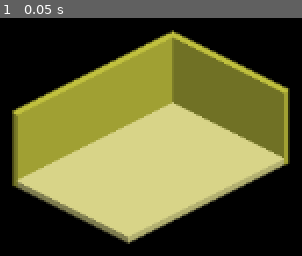
Above: before the commit, frame 1.
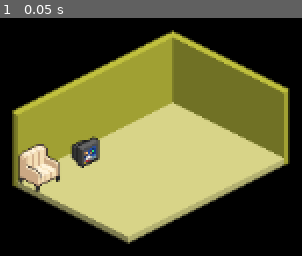
Above: after the commit, the same moment.

Repository: Dowsley/hotel
Game: Godot game, scene res://scenes/main.tscn
Two runs of this game, one before a commit and one after it. Both use one fixed random seed, a clock stepped at 60 frames per second and the inputs below. Before the commit the project starts from res://src/main.tscn.
Inputs:
- Up to frame 1 (0.05 s): no input

The runs differ from the first frame. In frame 1, 2.9% of the frame differs, in the area x 5-34%, y 49-74%.

Commit message:
Milestone: Animated Furni

Diff:
--- /dev/null
+++ b/data/TV_1_B.tres
@@ -0,0 +1,10 @@
+[gd_resource type="Resource" script_class="FurniType" load_steps=3 format=3 uid="uid://dqio6xprlub5"]
+
+[ext_resource type="Script" path="res://src/definitions/furni_type.gd" id="1_itwtt"]
+[ext_resource type="Texture2D" uid="uid://rn0bb7nso31r" path="res://assets/objects/normal/00_Furniture/small/TV_1_B.png" id="2_q47qr"]
+
+[resource]
+script = ExtResource("1_itwtt")
+sprite_sheet = ExtResource("2_q47qr")
+hframes = 4
+default_rotation_frame = 0
--- /dev/null
+++ b/data/armchair_0_0.tres
@@ -0,0 +1,11 @@
+[gd_resource type="Resource" script_class="Furni" load_steps=3 format=3 uid="uid://cjkvo87sbvvii"]
+
+[ext_resource type="Script" path="res://src/definitions/furni_type.gd" id="1_f1ums"]
+[ext_resource type="Texture2D" uid="uid://bv1qvnkrft2v6" path="res://assets/objects/normal/00_Furniture/small/Armchair_0_0.png" id="2_kvexe"]
+
+[resource]
+script = ExtResource("1_f1ums")
+sprite_sheet = ExtResource("2_kvexe")
+h_frames = 1
+v_frames = 1
+main_frame = 0
--- a/project.godot
+++ b/project.godot
@@ -12,7 +12,7 @@
 
 config/name="Hotel"
 config/description="Isometric, potentially multiplayer project about creating and sharing rooms. Inspired on a very famous game."
-run/main_scene="res://src/main.tscn"
+run/main_scene="res://scenes/main.tscn"
 config/features=PackedStringArray("4.3", "GL Compatibility")
 config/icon="res://assets/icon.png"
 
--- /dev/null
+++ b/scenes/core/furni.tscn
@@ -0,0 +1,11 @@
+[gd_scene load_steps=4 format=3 uid="uid://b5qwj387wsh0b"]
+
+[ext_resource type="Texture2D" uid="uid://bv1qvnkrft2v6" path="res://assets/objects/normal/00_Furniture/small/Armchair_0_0.png" id="1_muxl4"]
+[ext_resource type="Script" path="res://src/core/furni_sprite.gd" id="2_1jsbm"]
+[ext_resource type="Resource" uid="uid://cjkvo87sbvvii" path="res://data/armchair_0_0.tres" id="3_way6f"]
+
+[node name="FurniSprite" type="Sprite2D"]
+texture = ExtResource("1_muxl4")
+vframes = 4
+script = ExtResource("2_1jsbm")
+type = ExtResource("3_way6f")
--- a/src/main.tscn
+++ b/scenes/main.tscn
@@ -1,7 +1,7 @@
 [gd_scene load_steps=3 format=3 uid="uid://qsasokcehw0a"]
 
 [ext_resource type="Texture2D" uid="uid://mcarkdt0clos" path="res://assets/backgrounds/8.png" id="1_xar1f"]
-[ext_resource type="PackedScene" uid="uid://do2ql5uq371ey" path="res://src/basic_room.tscn" id="2_vwu6e"]
+[ext_resource type="PackedScene" uid="uid://do2ql5uq371ey" path="res://scenes/rooms/basic_room.tscn" id="2_0ui1j"]
 
 [node name="Main" type="Node2D"]
 
@@ -12,6 +12,7 @@
 size_flags_vertical = 3
 texture = ExtResource("1_xar1f")
 stretch_mode = 1
+metadata/_edit_lock_ = true
 
-[node name="BasicRoom" parent="." instance=ExtResource("2_vwu6e")]
+[node name="BasicRoom" parent="." instance=ExtResource("2_0ui1j")]
 position = Vector2(474, 359)
--- a/src/basic_room.tscn
+++ b/scenes/rooms/basic_room.tscn
@@ -1,7 +1,10 @@
-[gd_scene load_steps=8 format=4 uid="uid://do2ql5uq371ey"]
+[gd_scene load_steps=10 format=4 uid="uid://do2ql5uq371ey"]
 
 [ext_resource type="Texture2D" uid="uid://be7gnerpqqpoi" path="res://assets/wall_atlas.png" id="1_udcdi"]
 [ext_resource type="Texture2D" uid="uid://bkhsmal5702x0" path="res://assets/floor_atlas.png" id="2_bs1ec"]
+[ext_resource type="PackedScene" uid="uid://b5qwj387wsh0b" path="res://scenes/core/furni.tscn" id="3_hok8y"]
+[ext_resource type="Texture2D" uid="uid://rn0bb7nso31r" path="res://assets/objects/normal/00_Furniture/small/TV_1_B.png" id="4_s5mym"]
+[ext_resource type="Resource" uid="uid://dqio6xprlub5" path="res://data/TV_1_B.tres" id="5_e8m3y"]
 
 [sub_resource type="TileSetAtlasSource" id="TileSetAtlasSource_sigtj"]
 texture = ExtResource("1_udcdi")
@@ -2327,11 +2330,6 @@
 sources/73 = SubResource("TileSetAtlasSource_eo48j")
 tile_proxies/coords_level = [[0, Vector2i(0, 0)], [73, Vector2i(0, 0)], [1, Vector2i(0, 0)], [73, Vector2i(1, 0)], [2,  …(3154 unchanged characters)…
 
-[sub_resource type="TileSet" id="TileSet_2e2o5"]
-tile_shape = 1
-tile_layout = 5
-tile_size = Vector2i(32, 16)
-
 [node name="BasicRoom" type="Node2D"]
 
 [node name="Walls" type="TileMapLayer" parent="."]
@@ -2343,5 +2341,13 @@
 tile_map_data = PackedByteArray("AAD//wAASQAKAAAAAAD/////SQAKAAAAAAAAAP//SQAKAAAAAAAAAAAASQAKAAAAAAABAAAASQAKAAAAAAABAP …(480 unchanged characters)…
 tile_set = SubResource("TileSet_mgxt8")
 
-[node name="Objects" type="TileMapLayer" parent="."]
-tile_set = SubResource("TileSet_2e2o5")
+[node name="FurniSprite" parent="." instance=ExtResource("3_hok8y")]
+position = Vector2(0, -25)
+
+[node name="FurniSprite2" parent="." instance=ExtResource("3_hok8y")]
+position = Vector2(31, -40)
+texture = ExtResource("4_s5mym")
+hframes = 4
+frame = 3
+type = ExtResource("5_e8m3y")
+frame_time_ms = 400.0
--- /dev/null
+++ b/src/core/furni_sprite.gd
@@ -0,0 +1,46 @@
+@tool
+class_name FurniSprite extends Sprite2D
+
+
+@export var type: FurniType:
+	set(value):
+		type = value
+		setup(type)
+
+## Maps to frame_coords.x
+@export var current_rotation_frame := 0:
+	set(value):
+		current_rotation_frame = max(min(value, type.VFRAMES-1), 0)
+		set_rotation_frame(current_rotation_frame)
+
+@export var frame_time_ms: float = 200.0
+
+var current_anim_frame := 0
+var animation_timer: float = 0.0
+
+
+func _ready() -> void:
+	assert(type != null, "Error: Can't create furni with no type.")
+
+
+func _process(delta: float) -> void:
+	animation_timer += delta * 1000
+	if animation_timer >= frame_time_ms:
+		animation_timer -= frame_time_ms
+		current_anim_frame = (current_anim_frame + 1) % type.hframes
+		set_animation_frame(current_anim_frame)
+
+
+func setup(type: FurniType) -> void:
+	texture = type.sprite_sheet
+	frame_coords.x = type.default_rotation_frame
+	vframes = type.VFRAMES
+	hframes = type.hframes
+
+
+func set_rotation_frame(target_v_frame: int) -> void:
+	frame_coords.y = target_v_frame
+
+
+func set_animation_frame(target_h_frame: int) -> void:
+	frame_coords.x = target_h_frame
--- /dev/null
+++ b/src/definitions/furni_type.gd
@@ -0,0 +1,21 @@
+@tool
+class_name FurniType extends Resource
+
+
+## Number of rows in the spritesheet. Represents the amount of different angles a Furniture has. For now the default is 4.
+## Therefore, advancing the coordinate 'y' in framecoords will lead to rotation.
+const VFRAMES := 4
+
+
+@export var sprite_sheet: Texture2D
+
+## Number of columns in the spritesheet. Represents an animation. 1 means static.
+## Therefore, advancing the coordinate 'x' in framecoords will lead to animation.
+@export var hframes := 1
+@export var default_rotation_frame := 0
+
+
+func create() -> FurniSprite:
+	var sprite := FurniSprite.new()
+	sprite.type = self  # This has a setter that will set it up internally.
+	return sprite
